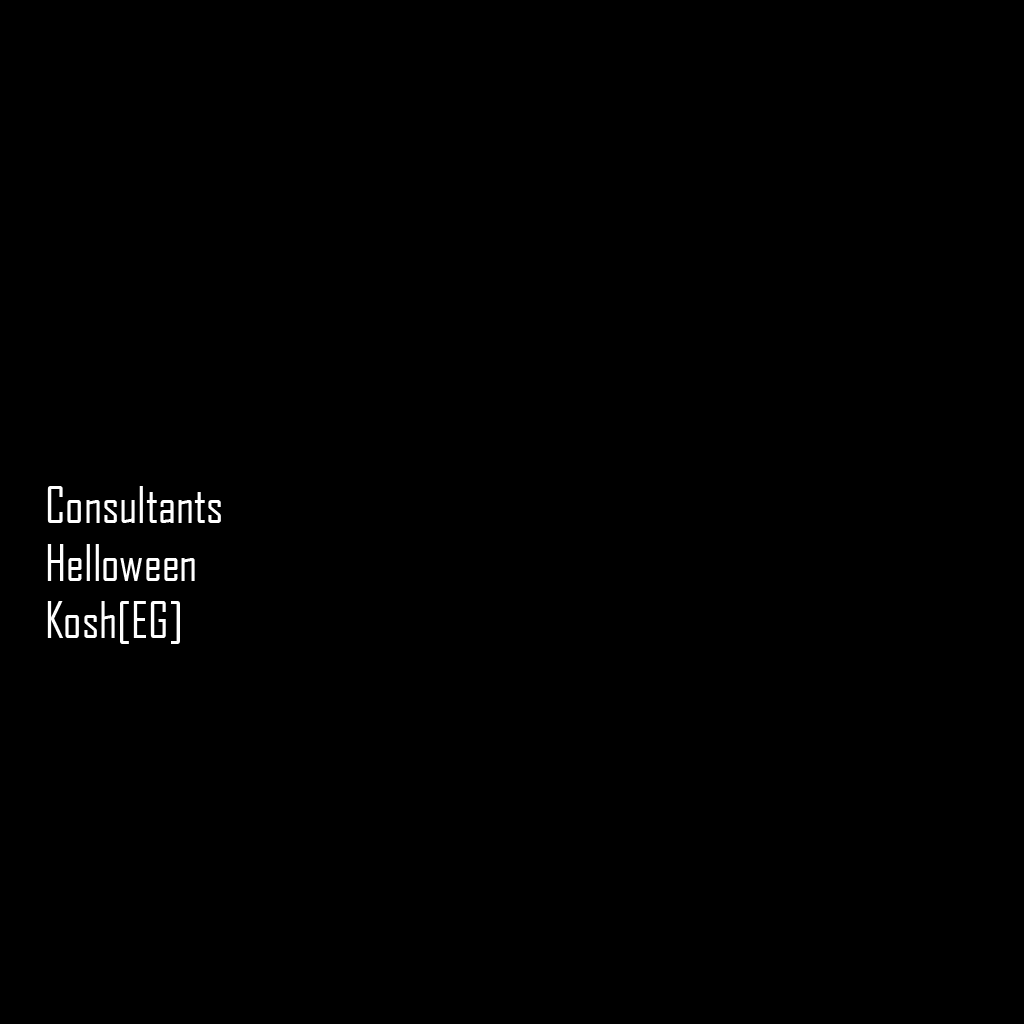
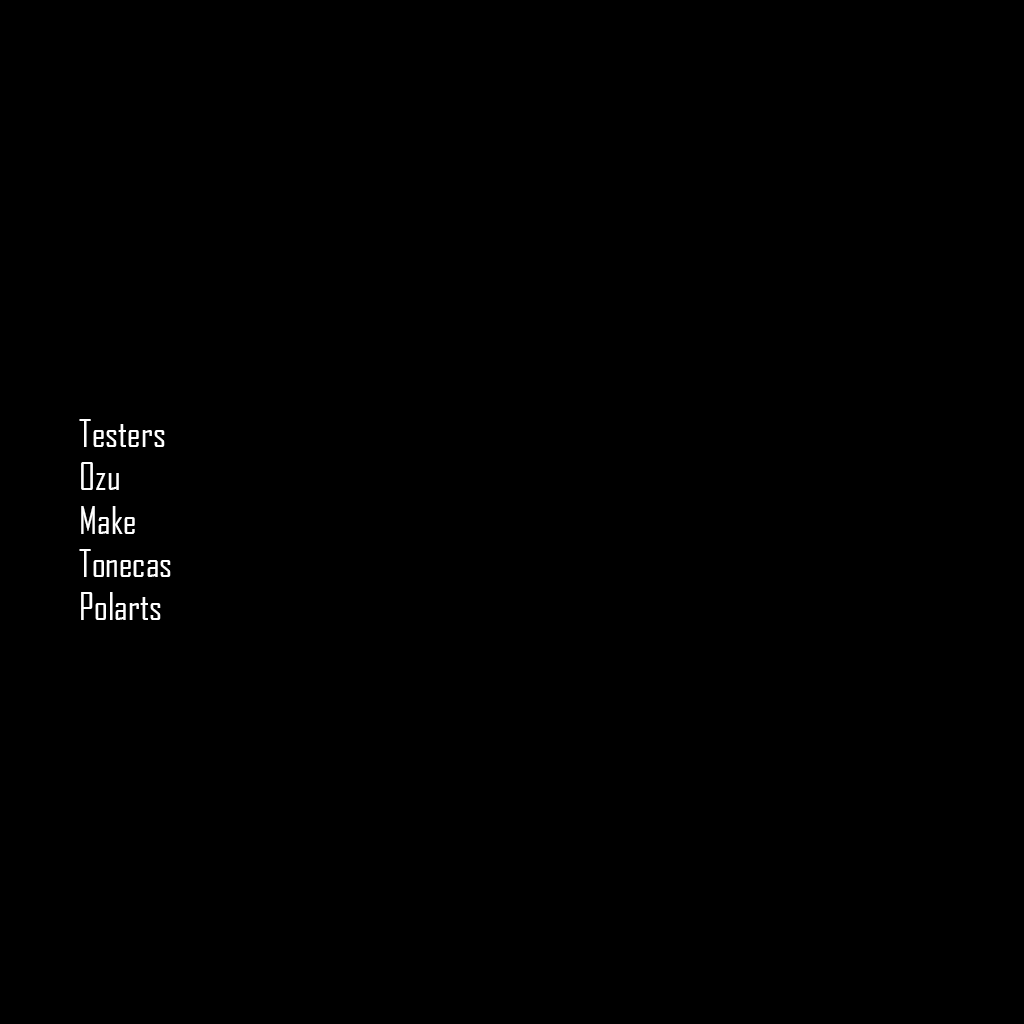
Layers edited between the first and the second 1024×1024 image:
renamed "Consultants Helloween Kosh[EG]" to "Testers Ozu Make Tonecas Polarts", painted on it over (47, 419, 221, 644)
